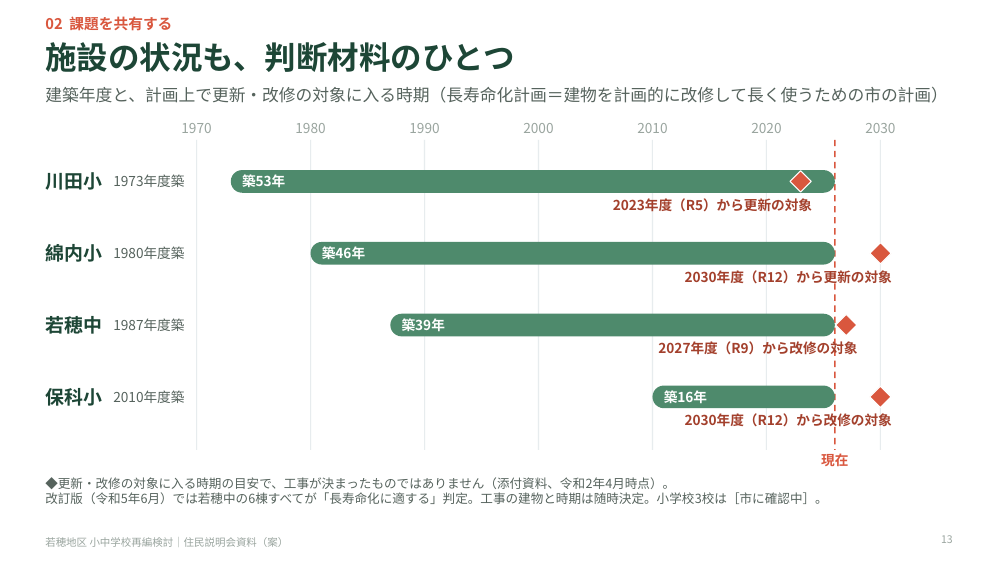
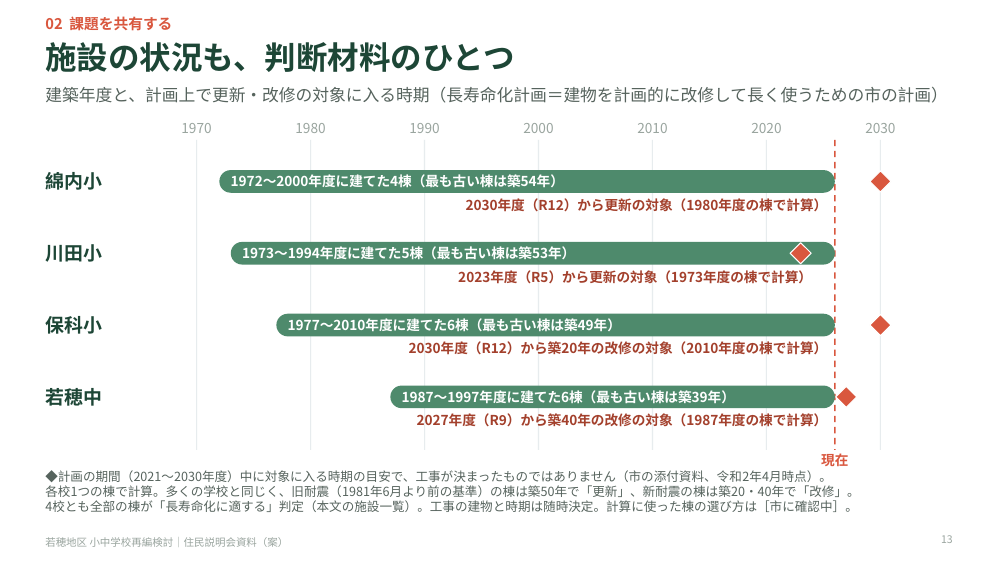
Before and after one commit to Masaki12008/GS, a slide deck: slide 13 of output/若穂地区_住民説明会資料.pptx. Drawn at 1008x567 pixels with LibreOffice and Linux fonts; fonts in the diff are those of the drawing. Boxes give left, top, right and bottom in pixels: in the first picture for what was removed or moved away, otherwise in the second. Text is boxed around its words. In the diff, an @@ line names an element or a change of style, - is before the commit and + after.

```diff
--- a/output/若穂地区_住民説明会資料.pptx
+++ b/output/若穂地区_住民説明会資料.pptx
@@ text "綿内小": place and size @@
-text "綿内小" at box(45, 244, 102, 262)
+text "綿内小" at box(45, 172, 102, 190)
@@ text removed at box(113, 174, 184, 187) @@
-1973年度築
@@ rounded rectangle: place and size @@
-rounded rectangle at box(231, 170, 835, 193)
+rounded rectangle at box(219, 170, 835, 193)
@@ text added at box(231, 174, 564, 187), 13 pt, text #FFFFFF, bold @@
+1972〜2000年度に建てた4棟（最も古い棟は築54年）
@@ text removed at box(242, 174, 285, 187) @@
-築53年
@@ diamond: place and size @@
-diamond at box(790, 171, 811, 192)
+diamond at box(870, 171, 892, 192)
@@ text at box(466, 198, 828, 212): text changed @@
-2030年度（R12）から更新の対象
+2030年度（R12）から更新の対象（1980年度の棟で計算）
@@ text "川田小": place and size @@
-text "川田小" at box(45, 172, 102, 190)
+text "川田小" at box(45, 244, 102, 262)
@@ text removed at box(113, 246, 184, 259) @@
-1980年度築
@@ rounded rectangle: place and size @@
-rounded rectangle at box(311, 242, 836, 265)
+rounded rectangle at box(231, 242, 835, 265)
@@ text added at box(242, 246, 575, 259), 13 pt, text #FFFFFF, bold @@
+1973〜1994年度に建てた5棟（最も古い棟は築53年）
@@ text removed at box(322, 246, 365, 259) @@
-築46年
@@ diamond: place and size @@
-diamond at box(870, 243, 892, 264)
+diamond at box(790, 243, 811, 264)
@@ text at box(458, 270, 812, 284): text changed @@
-2023年度（R5）から更新の対象
+2023年度（R5）から更新の対象（1973年度の棟で計算）
@@ text "保科小": place and size @@
-text "保科小" at box(45, 388, 102, 406)
+text "保科小" at box(45, 316, 102, 334)
@@ text removed at box(113, 318, 184, 331) @@
-1987年度築
@@ rounded rectangle: place and size @@
-rounded rectangle at box(390, 314, 835, 337)
+rounded rectangle at box(277, 314, 836, 337)
@@ text added at box(288, 318, 621, 331), 13 pt, text #FFFFFF, bold @@
+1977〜2010年度に建てた6棟（最も古い棟は築49年）
@@ text removed at box(402, 318, 445, 331) @@
-築39年
@@ diamond: place and size @@
-diamond at box(836, 315, 857, 336)
+diamond at box(870, 315, 892, 336)
@@ text added at box(409, 341, 828, 355), 13 pt, text #A3402C, bold @@
+2030年度（R12）から築20年の改修の対象（2010年度の棟で計算）
@@ text removed at box(658, 340, 857, 356) @@
-2027年度（R9）から改修の対象
@@ text "若穂中": place and size @@
-text "若穂中" at box(45, 316, 102, 334)
+text "若穂中" at box(45, 388, 102, 406)
@@ rounded rectangle: place and size @@
-rounded rectangle at box(653, 386, 835, 408)
+rounded rectangle at box(390, 386, 835, 408)
@@ diamond: place and size @@
-diamond at box(870, 386, 892, 408)
+diamond at box(836, 386, 857, 408)
@@ text removed at box(113, 390, 184, 403) @@
-2010年度築
@@ text added at box(402, 390, 735, 403), 13 pt, text #FFFFFF, bold @@
+1987〜1997年度に建てた6棟（最も古い棟は築39年）
@@ text added at box(417, 413, 828, 427), 13 pt, text #A3402C, bold @@
+2027年度（R9）から築40年の改修の対象（1987年度の棟で計算）
@@ text removed at box(664, 390, 707, 403) @@
-築16年
@@ text removed at box(685, 413, 892, 430) @@
-2030年度（R12）から改修の対象
@@ text at box(45, 470, 859, 512): text changed @@
-◆更新・改修の対象に入る時期の目安で、工事が決まったものではありません（添付資料、令和2年4月時点）。
-改訂版（令和5年6月）では若穂中の6棟すべてが「長寿命化に適する」判定。工事の建物と時期は随時決定。小学校3校は［市に確認中］。
+◆計画の期間（2021〜2030年度）中に対象に入る時期の目安で、工事が決まったものではありません（市の添付資料、令和2年4月時点）。
+各校1つの棟で計算。多くの学校と同じく、旧耐震（1981年6月より前の基準）の棟は築50年で「更新」、新耐震の棟は築20・40年で「改修」。
+4校とも全部の棟が「長寿命化に適する」判定（本文の施設一覧）。工事の建物と時期は随時決定。計算に使った棟の選び方は［市に確認中］。
```
Also in this commit, not shown: 1 other slide changed, 10 other files.
